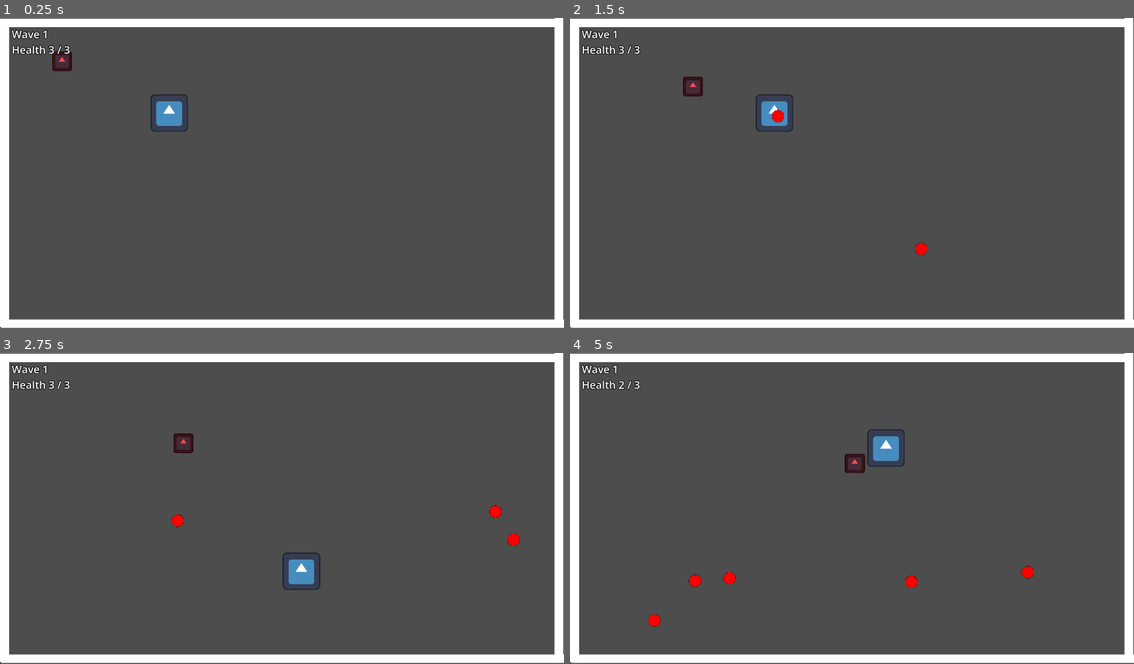
Above: before the commit, frames 1-4 (two rows, left to right).
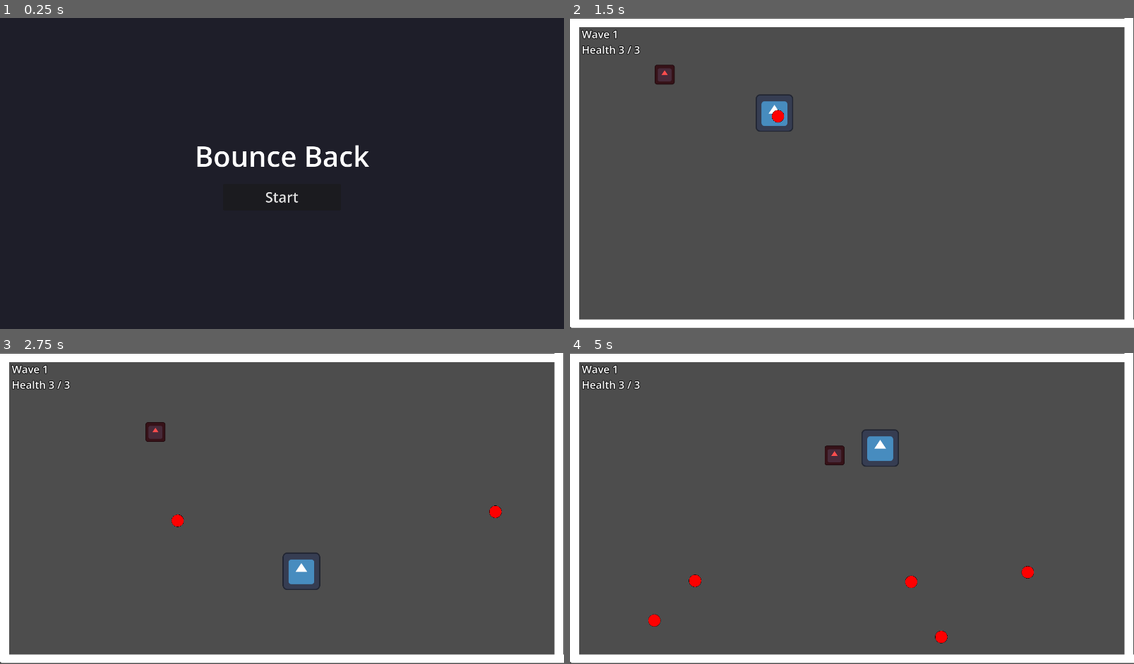
Above: after the commit, the same moments.

Repository: Krishlin/bouncybow
Game: Godot game, scene res://Scenes/MainMenu.tscn
The game is run twice, just before and just after one commit, with the same random seed, the same clock (stepped at 60 frames per second) and the same inputs. Before the commit the project starts from res://Scenes/MainScene.tscn. The engine's default icon, where the game draws it, is replaced by a stand-in: a white triangle on a blue panel in a dark square.
Inputs (mouse positions are in pixels of both pictures, inside the frame that each line leads up to):
- Up to frame 1 (0.25 s): no input
- Up to frame 2 (1.5 s): click (852, 198) at 0.5 s, where only the run after the commit has a clickable "Start"; move the mouse to (976, 157) at 1.27 s; hold D (right) from 1.28 s (still down); click (976, 157) at 1.42 s
- Up to frame 3 (2.75 s): move the mouse to (169, 524) at 2.02 s; release D (right) at 2.03 s; hold S (down) from 2.03 s (still down); click (169, 524) at 2.17 s
- Up to frame 4 (5 s): move the mouse to (908, 440) at 2.77 s; release S (down) at 2.78 s; hold D (right) 2.78-3.53 s; click (908, 440) at 2.92 s; move the mouse to (823, 570) at 3.52 s; hold W (up) 3.53-4.28 s; click (823, 570) at 3.67 s; move the mouse to (1021, 555) at 4.27 s; hold A (left) from 4.28 s (still down); click (1021, 555) at 4.42 s

The runs differ from the first frame. In frame 1, 100% of the frame differs, in the area x 0-100%, y 0-100%; in frame 2, 0.5%; in frame 3, 0.5%; in frame 4, 0.9%.

Commit message:
Boss

Diff:
--- /dev/null
+++ b/Scenes/boss.tscn
@@ -0,0 +1,19 @@
+[gd_scene format=3 uid="uid://da47dqq5n7c31"]
+
+[ext_resource type="Texture2D" uid="uid://bmquwv5kqmhj7" path="res://Spites/icon.svg" id="1_icon"]
+[ext_resource type="Script" uid="uid://cy4r1cqg1m8d8" path="res://Scripts/boss.gd" id="2_script"]
+
+[sub_resource type="CircleShape2D" id="CircleShape2D_boss"]
+radius = 100.0
+
+[node name="Boss" type="CharacterBody2D" unique_id=1460355756]
+motion_mode = 1
+script = ExtResource("2_script")
+
+[node name="Sprite2D" type="Sprite2D" parent="." unique_id=752373483]
+modulate = Color(0.7, 0.3, 1, 1)
+scale = Vector2(1.6, 1.6)
+texture = ExtResource("1_icon")
+
+[node name="CollisionShape2D" type="CollisionShape2D" parent="." unique_id=986681168]
+shape = SubResource("CircleShape2D_boss")
--- /dev/null
+++ b/Scenes/boss_bullet.tscn
@@ -0,0 +1,21 @@
+[gd_scene format=3]
+
+[ext_resource type="Texture2D" uid="uid://b0yonn66ye3ni" path="res://Spites/image-removebg-preview.png" id="1_tex"]
+[ext_resource type="Script" path="res://Scripts/boss_bullet.gd" id="2_script"]
+
+[sub_resource type="CircleShape2D" id="CircleShape2D_bb"]
+radius = 16.0
+
+[node name="BossBullet" type="CharacterBody2D"]
+collision_layer = 4
+collision_mask = 1
+motion_mode = 1
+script = ExtResource("2_script")
+
+[node name="CollisionShape2D" type="CollisionShape2D" parent="."]
+shape = SubResource("CircleShape2D_bb")
+
+[node name="Sprite2D" type="Sprite2D" parent="."]
+modulate = Color(1, 0.25, 0.25, 1)
+scale = Vector2(0.08, 0.08)
+texture = ExtResource("1_tex")
--- a/Scripts/ball.gd
+++ b/Scripts/ball.gd
@@ -2,25 +2,31 @@
 
 @export var max_bounces: int = 3
 
-var direction: Vector2 = Vector2.ZERO
+var direction = Vector2.ZERO
 var speed: float = 800.0
-var bounces: int = 0
+var bounces = 0
 
-func _physics_process(delta: float) -> void:
-	var collision := move_and_collide(direction * speed * delta)
-	if collision:
-		var collider = collision.get_collider()
-		if collider.is_in_group("enemies"):
-			# Enemies only die if the ball has bounced off a wall first.
-			# Otherwise the ball just disappears.
-			if bounces >= 1:
-				collider.die()
-
+func _physics_process(delta):
+	var col = move_and_collide(direction*speed*delta)
+	if col:
+		var thing = col.get_collider()
+		if thing.has_method("take_hit"):
+			# boss
+			# shield up = bounce off like a wall
+			if !thing.is_shielded():
+				if bounces >= 1:
+					thing.take_hit()
+				queue_free()
+				return
+		elif thing.is_in_group("enemies"):
+			#has to bounce first or it doesnt kill
+			if bounces>=1:
+				thing.die()
 			else:
 				queue_free()
 			return
 		if bounces >= max_bounces:
 			queue_free()
 			return
-		bounces += 1
-		direction = direction.bounce(collision.get_normal())
+		bounces+=1
+		direction = direction.bounce(col.get_normal())
--- /dev/null
+++ b/Scripts/boss.gd
@@ -0,0 +1,131 @@
+extends CharacterBody2D
+
+var BULLET = preload("res://Scenes/boss_bullet.tscn")
+
+var player: Node2D
+
+var max_health = 25
+var health = 25
+
+# shooting = shield on, stands still, shoots for 30s
+# not shooting = no shield, walks around for 10s, can hit it
+var shooting = true
+var t = 0.0
+var shoot_time = 30.0
+var walk_time = 10.0
+
+var shot_t = 0.0
+var shot_delay = 0.9
+var ringTimer = 0.0
+var ring_delay = 4.5
+var ring_count = 8
+var bullet_speed = 350.0  # players is 800
+
+var spd = 260
+var target = Vector2.ZERO
+var flash = 0.0
+
+@onready var sprite = $Sprite2D
+
+
+func _ready():
+	add_to_group("enemies")
+	position = Vector2(960, 530)  # middle of the arena
+	target = position
+
+
+func is_shielded():
+	return shooting
+
+
+func take_hit():
+	if shooting:
+		return
+	health -= 1
+	flash = 0.12
+	print("boss hp ", health)
+	if health <= 0:
+		queue_free()
+
+
+func die():
+	queue_free()
+
+
+func _physics_process(delta):
+	if not is_instance_valid(player):
+		return
+
+	t += delta
+
+	if shooting:
+		velocity = Vector2.ZERO
+		if t >= shoot_time:
+			# shield down
+			shooting = false
+			t = 0
+			newTarget()
+		else:
+			shoot_stuff(delta)
+	else:
+		if t >= walk_time:
+			shooting = true
+			t = 0
+			shot_t = 0
+			ringTimer = 0
+			velocity = Vector2.ZERO
+		else:
+			if position.distance_to(target) < 30:
+				newTarget()
+			velocity = position.direction_to(target) * spd
+
+	move_and_slide()
+	if !shooting and get_slide_collision_count() > 0:
+		newTarget()  # hit something
+
+	# 100 boss radius + 64 half the player roughly
+	if player.position.distance_to(position) < 160:
+		player.take_damage()
+
+	if flash > 0:
+		flash -= delta
+		sprite.modulate = Color(3,3,3)
+	else:
+		sprite.modulate = Color(0.7, 0.3, 1)
+
+	queue_redraw()
+
+
+func newTarget():
+	target = Vector2(randf_range(250, 1670), randf_range(250, 810))
+
+
+func shoot_stuff(delta):
+	shot_t += delta
+	ringTimer += delta
+
+	if shot_t >= shot_delay:
+		shot_t = 0
+		shoot(position.direction_to(player.position))
+
+	if ringTimer >= ring_delay:
+		ringTimer = 0
+		var off = randf()*TAU
+		for i in ring_count:
+			shoot(Vector2.RIGHT.rotated(off + TAU*i/ring_count))
+
+
+func shoot(dir):
+	var b = BULLET.instantiate()
+	b.add_collision_exception_with(self)
+	b.direction = dir
+	b.speed = bullet_speed
+	get_tree().current_scene.add_child(b)
+	b.global_position = global_position + dir*120
+
+
+func _draw():
+	if shooting:
+		# shield
+		draw_circle(Vector2.ZERO, 140, Color(0.3, 0.7, 1, 0.25))
+		draw_arc(Vector2.ZERO, 140, 0, TAU, 48, Color(0.5,0.85,1,0.9), 5)
--- /dev/null
+++ b/Scripts/boss_bullet.gd
@@ -0,0 +1,34 @@
+extends CharacterBody2D
+
+var direction = Vector2.ZERO
+var speed = 350.0
+var max_bounces = 3
+var bounces = 0
+
+
+func _ready():
+	add_to_group("enemies") # so they get wiped when you die
+
+
+func die():
+	queue_free()
+
+
+func _physics_process(delta):
+	var hit = move_and_collide(direction * speed * delta)
+	if hit == null:
+		return
+
+	var c = hit.get_collider()
+	if c.has_method("take_damage"):
+		# its the player
+		c.take_damage()
+		queue_free()
+	elif c is StaticBody2D:
+		if bounces >= max_bounces:
+			queue_free()
+			return
+		bounces += 1
+		direction = direction.bounce(hit.get_normal())
+	else:
+		add_collision_exception_with(c)  # player balls, ignore
--- a/Scripts/enemy_spawner.gd
+++ b/Scripts/enemy_spawner.gd
@@ -2,6 +2,7 @@
 
 var ENEMY = preload("res://Scenes/Enemy.tscn")
 const HUD = preload("res://Scripts/hud.gd")
+var BossScene = preload("res://Scenes/boss.tscn")
 @export var player: Node2D
 var spawn_time = 10.0
 var timer = 0.0
@@ -9,12 +10,13 @@
 var wave = 1
 var enemies_to_spawn = 0
 var hud
+var boss_wave = 5
+var boss = null
 
 
 func _ready():
 	add_to_group("spawner")
-	# HUD goes on the parent, not here: this node's child count is used to
-	# tell when every enemy is dead.
+	# dont put hud as a child of this!! child count is how we know enemies are dead
 	hud = HUD.new()
 	hud.spawner = self
 	hud.player = player
@@ -22,21 +24,27 @@
 	start_wave()
 
 
-# called when the player dies: go back to wave 1
 func restart():
+	# player died, back to wave 1
 	wave = 1
-	timer = 0.0
+	timer = 0
 	start_wave()
 
 
 func start_wave():
-	enemies_to_spawn = 1 + wave * 2   # wave 1 = 3 enemies, wave 2 = 5, wave 3 = 7...
+	if wave == boss_wave:
+		enemies_to_spawn = 0
+		boss = BossScene.instantiate()
+		boss.player = player
+		add_child(boss)
+		print("BOSS TIME")
+		return
+	enemies_to_spawn = 1 + wave*2   # 3, 5, 7...
 	print("Wave ", wave, " - ", enemies_to_spawn, " enemies")
 
 
 func _process(delta):
-	if not is_instance_valid(player):
-		return
+	if !is_instance_valid(player): return
 
 	if enemies_to_spawn > 0:
 		timer += delta
@@ -48,21 +56,20 @@
 		check_wave()
 
 
-
 func check_wave():
 	if get_child_count() == 0:
 		wave += 1
 		start_wave()
-		hud.show_wave_cleared(wave - 1, enemies_to_spawn)
+		hud.show_wave_cleared(wave-1, enemies_to_spawn)
 
 
 func spawn_enemy():
-	var enemy = ENEMY.instantiate()
-	enemy.player = player
+	var e = ENEMY.instantiate()
+	e.player = player
 
 	var spot = Vector2(randf_range(150, 1800), randf_range(150, 950))
+	# not too close to the player
 	while spot.distance_to(player.position) < 600:
-		spot = Vector2(randf_range(150, 1800), randf_range(150, 950))
-
-	enemy.position = spot
-	add_child(enemy)
+		spot = Vector2(randf_range(150,1800), randf_range(150,950))
+	e.position = spot
+	add_child(e)
--- a/Scripts/enemy_sprite.gd
+++ b/Scripts/enemy_sprite.gd
@@ -2,9 +2,9 @@
 
 @export var player: Node2D
 
-var move_speed = 180  # fixed, so the player's speed upgrade actually helps
+var move_speed = 180  # dont scale this, speed upgrade needs to matter
 var knockback_strength = 1000
-var knockback_fade = 1500
+var kb_fade = 1500
 var knockback = Vector2.ZERO
 
 
@@ -19,12 +19,9 @@
 func _physics_process(delta):
 	if not is_instance_valid(player):
 		return
-	velocity = position.direction_to(player.position) * move_speed + knockback
+	velocity = position.direction_to(player.position)*move_speed + knockback
 	move_and_slide()
-
-
-	knockback = knockback.move_toward(Vector2.ZERO, knockback_fade * delta)
-
+	knockback = knockback.move_toward(Vector2.ZERO, kb_fade*delta)
 
 	for i in get_slide_collision_count():
 		if get_slide_collision(i).get_collider() == player:
--- a/Scripts/hud.gd
+++ b/Scripts/hud.gd
@@ -1,19 +1,18 @@
 extends CanvasLayer
-## On-screen HUD: current wave + health in the corner, and a big
-## "Wave cleared!" banner with a screen flash when a wave is beaten.
+# wave + health text in the corner and the big wave cleared thing
 
-var spawner: Node
-var player: Node
+var spawner
+var player
 
-var info_label: Label
-var flash: ColorRect
-var banner: VBoxContainer
-var banner_title: Label
-var banner_sub: Label
-var banner_tween: Tween
+var info_label
+var flash
+var banner
+var banner_title
+var banner_sub
+var tw
 
 
-func _ready() -> void:
+func _ready():
 	layer = 5
 
 	info_label = Label.new()
@@ -23,66 +22,73 @@
 	info_label.add_theme_constant_override("outline_size", 8)
 	add_child(info_label)
 
+	# yellow screen flash
 	flash = ColorRect.new()
 	flash.color = Color(1, 0.9, 0.4, 0)
 	flash.set_anchors_preset(Control.PRESET_FULL_RECT)
 	flash.mouse_filter = Control.MOUSE_FILTER_IGNORE
 	add_child(flash)
 
-	var center := CenterContainer.new()
+	var center = CenterContainer.new()
 	center.set_anchors_preset(Control.PRESET_FULL_RECT)
 	center.mouse_filter = Control.MOUSE_FILTER_IGNORE
 	add_child(center)
 
 	banner = VBoxContainer.new()
 	banner.add_theme_constant_override("separation", 10)
-	banner.modulate.a = 0.0
+	banner.modulate.a = 0
 	banner.mouse_filter = Control.MOUSE_FILTER_IGNORE
 	center.add_child(banner)
 
-	banner_title = _make_label(96, Color(1, 0.85, 0.2))
+	banner_title = make_label(96, Color(1, 0.85, 0.2))
 	banner.add_child(banner_title)
-	banner_sub = _make_label(40, Color.WHITE)
+	banner_sub = make_label(40, Color.WHITE)
 	banner.add_child(banner_sub)
 
 
-func _make_label(font_size: int, color: Color) -> Label:
-	var label := Label.new()
-	label.horizontal_alignment = HORIZONTAL_ALIGNMENT_CENTER
-	label.add_theme_font_size_override("font_size", font_size)
-	label.add_theme_color_override("font_color", color)
-	label.add_theme_color_override("font_outline_color", Color.BLACK)
-	label.add_theme_constant_override("outline_size", 12)
-	return label
+func make_label(size, col):
+	var l = Label.new()
+	l.horizontal_alignment = HORIZONTAL_ALIGNMENT_CENTER
+	l.add_theme_font_size_override("font_size", size)
+	l.add_theme_color_override("font_color", col)
+	l.add_theme_color_override("font_outline_color", Color.BLACK)
+	l.add_theme_constant_override("outline_size", 12)
+	return l
 
 
-func _process(_delta: float) -> void:
+func _process(_delta):
 	if not is_instance_valid(spawner) or not is_instance_valid(player):
 		return
-	info_label.text = "Wave %d\nHealth %d / %d" % [spawner.wave, max(player.health, 0), player.max_health]
+	var txt = "Wave " + str(spawner.wave) + "\nHealth " + str(max(player.health, 0)) + " / " + str(player.max_health)
+	if is_instance_valid(spawner.boss):
+		txt += "\nBoss " + str(spawner.boss.health) + " / " + str(spawner.boss.max_health)
+		if spawner.boss.is_shielded():
+			txt += "  (SHIELDED)"
+	info_label.text = txt
 
 
-func show_wave_cleared(cleared_wave: int, next_count: int) -> void:
+func show_wave_cleared(cleared_wave, next_count):
 	banner_title.text = "WAVE %d CLEARED!" % cleared_wave
-	banner_sub.text = "Wave %d incoming: %d enemies" % [cleared_wave + 1, next_count]
+	if cleared_wave + 1 == spawner.boss_wave:
+		banner_sub.text = "BOSS INCOMING!"
+	else:
+		banner_sub.text = "Wave %d incoming: %d enemies" % [cleared_wave + 1, next_count]
 
-	if banner_tween:
-		banner_tween.kill()
-	banner.modulate.a = 0.0
+	if tw:
+		tw.kill()
+	banner.modulate.a = 0
 
-	# Wait one frame so the banner resizes to the new text before we scale it.
+	# wait a frame or the size is wrong
 	await get_tree().process_frame
 
-	# Pop the banner in, hold it, then fade out.
 	banner.pivot_offset = banner.size / 2
 	banner.scale = Vector2(0.5, 0.5)
-	banner.modulate.a = 0.0
+	banner.modulate.a = 0
 	flash.color.a = 0.35
 
-	banner_tween = create_tween().set_parallel(true)
-	banner_tween.tween_property(flash, "color:a", 0.0, 0.5)
-	banner_tween.tween_property(banner, "modulate:a", 1.0, 0.25)
-	banner_tween.tween_property(banner, "scale", Vector2.ONE, 0.4) \
-		.set_trans(Tween.TRANS_BACK).set_ease(Tween.EASE_OUT)
-	banner_tween.chain().tween_interval(2.0)
-	banner_tween.chain().tween_property(banner, "modulate:a", 0.0, 0.6)
+	tw = create_tween().set_parallel(true)
+	tw.tween_property(flash, "color:a", 0.0, 0.5)
+	tw.tween_property(banner, "modulate:a", 1.0, 0.25)
+	tw.tween_property(banner, "scale", Vector2.ONE, 0.4).set_trans(Tween.TRANS_BACK).set_ease(Tween.EASE_OUT)
+	tw.chain().tween_interval(2.0)
+	tw.chain().tween_property(banner, "modulate:a", 0.0, 0.6)
--- a/Scripts/main_menu.gd
+++ b/Scripts/main_menu.gd
@@ -1,6 +1,5 @@
 extends Control
 
 
-# Godot calls this when the Start button is clicked
 func _on_start_button_pressed():
 	get_tree().change_scene_to_file("res://Scenes/MainScene.tscn")
--- a/Scripts/player.gd
+++ b/Scripts/player.gd
@@ -5,47 +5,42 @@
 const UPGRADE_MENU = preload("res://Scripts/upgrade_menu.gd")
 var max_health = 3
 var health = 3
-var invulnerable_time = 0.0
+var invuln = 0.0
 
-# Upgradeable stats
+# stuff upgrades change
 var shoot_cooldown = 0.5
 var ball_bounces = 3
 var ball_speed = 800.0
 
 @onready var shoot_timer: Timer = $Timer
 
-func _ready() -> void:
+func _ready():
 	shoot_timer.one_shot = true
 
-func _physics_process(_delta):
-	var direction = Vector2.ZERO
-	if Input.is_action_pressed("right"):
-		direction.x += 1
-	if Input.is_action_pressed("left"):
-		direction.x -= 1
-	if Input.is_action_pressed("down"):
-		direction.y += 1
-	if Input.is_action_pressed("up"):
-		direction.y -= 1
+func _physics_process(delta):
+	var dir = Vector2.ZERO
+	if Input.is_action_pressed("right"): dir.x += 1
+	if Input.is_action_pressed("left"): dir.x -= 1
+	if Input.is_action_pressed("down"): dir.y += 1
+	if Input.is_action_pressed("up"): dir.y -= 1
 
-	velocity = direction.normalized() * speed
+	velocity = dir.normalized() * speed
 	move_and_slide()
 
-	if invulnerable_time > 0:
-		invulnerable_time -= _delta
+	if invuln > 0:
+		invuln -= delta
 
-func take_damage() -> void:
-
-	if invulnerable_time > 0:
+func take_damage():
+	if invuln > 0:
 		return
 	health -= 1
-	invulnerable_time = 0.5
+	invuln = 0.5
 	if health <= 0:
-		_on_out_of_health()
+		dead()
 
 
-func _on_out_of_health() -> void:
-	# Kill every enemy, pause the game and let the player pick an upgrade.
+func dead():
+	# kill everything, pause, show upgrades
 	get_tree().call_group("enemies", "die")
 	get_tree().call_group("spawner", "restart")
 	get_tree().paused = true
@@ -54,7 +49,7 @@
 	get_tree().current_scene.add_child(menu)
 
 
-func _apply_upgrade(id: String) -> void:
+func _apply_upgrade(id):
 	match id:
 		"max_health":
 			max_health += 1
@@ -67,25 +62,21 @@
 		"ball_speed":
 			ball_speed *= 1.2
 	health = max_health
-	invulnerable_time = 1.0
+	invuln = 1.0
 	get_tree().paused = false
 
-func spawn_bullet(pos: Vector2, direction: Vector2) -> void:
-	var instance = BULLET.instantiate()
-	instance.add_collision_exception_with(self)
-	get_tree().current_scene.add_child(instance)
-	instance.global_position = pos
-	instance.direction = direction
-	instance.max_bounces = ball_bounces
-	instance.speed = ball_speed
+func spawn_bullet(pos, direction):
+	var b = BULLET.instantiate()
+	b.add_collision_exception_with(self)
+	get_tree().current_scene.add_child(b)
+	b.global_position = pos
+	b.direction = direction
+	b.max_bounces = ball_bounces
+	b.speed = ball_speed
 
-func _unhandled_input(event: InputEvent) -> void:
+func _unhandled_input(event):
 	if event is InputEventMouseButton and event.button_index == MOUSE_BUTTON_LEFT and event.pressed:
-
 		if shoot_timer.is_stopped():
-			var mouse: Vector2 = get_global_mouse_position()
-			var dir: Vector2 = (mouse - global_position).normalized()
-			spawn_bullet(global_position, dir)
-
-
+			var d = (get_global_mouse_position() - global_position).normalized()
+			spawn_bullet(global_position, d)
 			shoot_timer.start(shoot_cooldown)
--- a/Scripts/upgrade_menu.gd
+++ b/Scripts/upgrade_menu.gd
@@ -1,10 +1,9 @@
 extends CanvasLayer
 
-
-signal upgrade_chosen(id: String)
+signal upgrade_chosen(id)
 
 const UPGRADES = [
-	{"id": "max_health", "title": "+1 Masx Health", "desc": "Survive one more hit."},
+	{"id": "max_health", "title": "+1 Max Health", "desc": "Survive one more hit."},
 	{"id": "speed", "title": "Swift Feet", "desc": "Move 15% faster."},
 	{"id": "fire_rate", "title": "Quick Shot", "desc": "Shoot 20% more often."},
 	{"id": "bounces", "title": "Extra Bounce", "desc": "Balls bounce one more time."},
@@ -12,49 +11,50 @@
 ]
 
 
-func _ready() -> void:
+func _ready():
 	layer = 10
-	process_mode = Node.PROCESS_MODE_ALWAYS
+	process_mode = Node.PROCESS_MODE_ALWAYS  # game is paused so this needs to still run
 
-	var dim := ColorRect.new()
-	dim.color = Color(0, 0, 0, 0.7)
-	dim.set_anchors_preset(Control.PRESET_FULL_RECT)
-	add_child(dim)
+	var bg = ColorRect.new()
+	bg.color = Color(0, 0, 0, 0.7)
+	bg.set_anchors_preset(Control.PRESET_FULL_RECT)
+	add_child(bg)
 
-	var center := CenterContainer.new()
+	var center = CenterContainer.new()
 	center.set_anchors_preset(Control.PRESET_FULL_RECT)
 	add_child(center)
 
-	var vbox := VBoxContainer.new()
+	var vbox = VBoxContainer.new()
 	vbox.add_theme_constant_override("separation", 40)
 	center.add_child(vbox)
 
-	var title := Label.new()
+	var title = Label.new()
 	title.text = "You fell! Choose an upgrade"
 	title.horizontal_alignment = HORIZONTAL_ALIGNMENT_CENTER
 	title.add_theme_font_size_override("font_size", 56)
 	vbox.add_child(title)
 
-	var row := HBoxContainer.new()
+	var row = HBoxContainer.new()
 	row.add_theme_constant_override("separation", 40)
 	row.alignment = BoxContainer.ALIGNMENT_CENTER
 	vbox.add_child(row)
 
-	var pool := UPGRADES.duplicate()
-	pool.shuffle()
+	# pick 3 random ones
+	var list = UPGRADES.duplicate()
+	list.shuffle()
 	for i in 3:
-		var upgrade: Dictionary = pool[i]
-		var button := Button.new()
-		button.text = "%s\n\n%s" % [upgrade.title, upgrade.desc]
-		button.custom_minimum_size = Vector2(340, 220)
-		button.add_theme_font_size_override("font_size", 28)
-		button.autowrap_mode = TextServer.AUTOWRAP_WORD_SMART
-		button.pressed.connect(_on_pick.bind(upgrade.id))
-		row.add_child(button)
+		var u = list[i]
+		var btn = Button.new()
+		btn.text = u.title + "\n\n" + u.desc
+		btn.custom_minimum_size = Vector2(340, 220)
+		btn.add_theme_font_size_override("font_size", 28)
+		btn.autowrap_mode = TextServer.AUTOWRAP_WORD_SMART
+		btn.pressed.connect(picked.bind(u.id))
+		row.add_child(btn)
 		if i == 0:
-			button.grab_focus.call_deferred()
+			btn.grab_focus.call_deferred()
 
 
-func _on_pick(id: String) -> void:
+func picked(id):
 	upgrade_chosen.emit(id)
 	queue_free()
--- a/project.godot
+++ b/project.godot
@@ -11,7 +11,7 @@
 [application]
 
 config/name="gamejamofficial"
-run/main_scene="uid://oyamjv8ffwbh"
+run/main_scene="uid://dqe74s8y8i443"
 config/features=PackedStringArray("4.6", "Forward Plus")
 config/icon="res://Spites/icon.svg"
 
Not shown, added: Scripts/boss.gd.uid
Not shown, added: Scripts/boss_bullet.gd.uid
